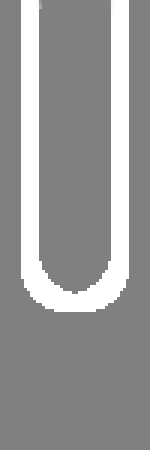
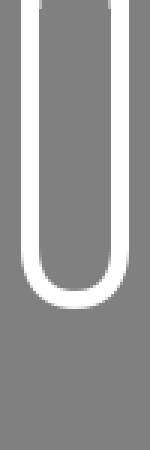
The second 150x450 image is a revision of the first. Changes to its layers:
renamed "Layer" to "Layer #1", painted on it over bbox(21, 0, 129, 312)
